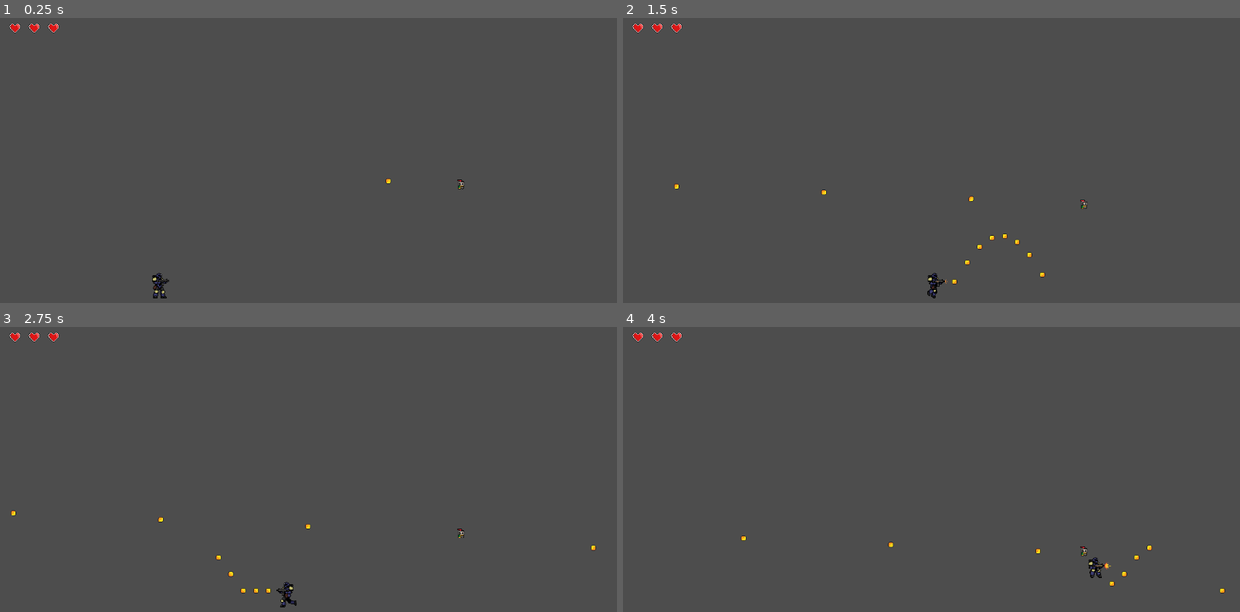
Above: before the commit, frames 1-4 (two rows, left to right).
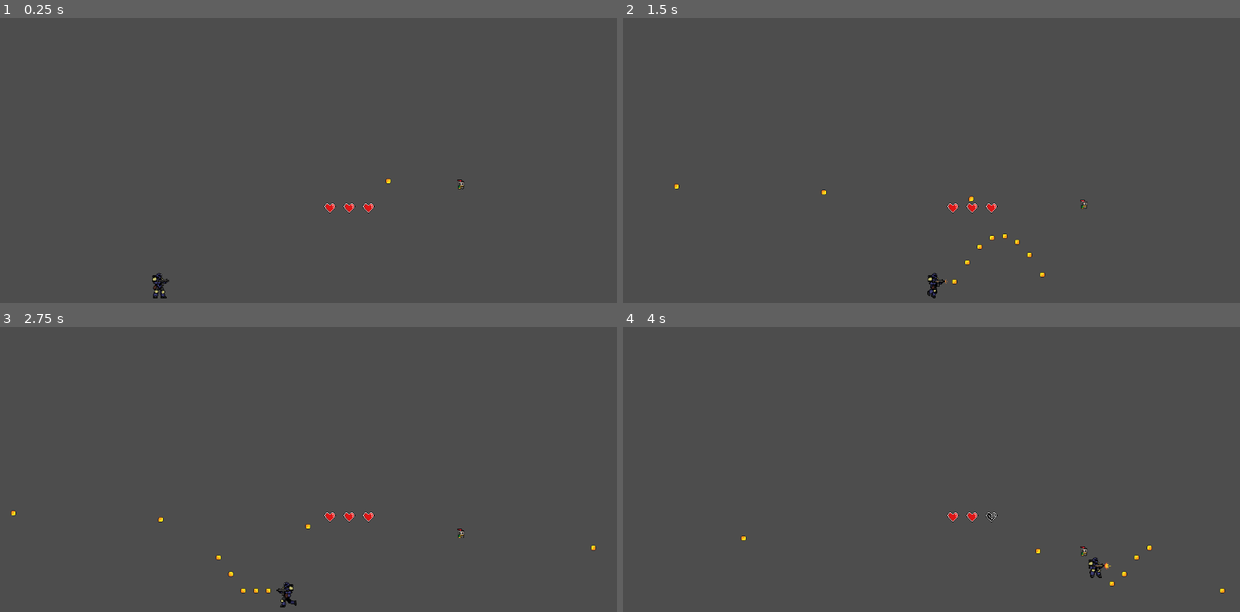
Above: after the commit, the same moments.

Repository: MihneaTudor/Fruit-Marine
Game: Godot game, scene res://Scenes/game.tscn
The game is run twice, just before and just after one commit, with the same random seed, the same clock (stepped at 60 frames per second) and the same inputs.
Inputs:
- Up to frame 1 (0.25 s): no input
- Up to frame 2 (1.5 s): tap Enter (ui_accept) at 0.5, 0.77 s; hold F (shoot) 0.53-1.28 s; hold Right (ui_right) from 0.53 s (still down); tap F (shoot) at 1.35 s
- Up to frame 3 (2.75 s): tap Enter (ui_accept) at 1.52 s; release Right (ui_right) at 2.03 s; hold Left (ui_left) from 2.03 s (still down); hold F (shoot) from 2.03 s (still down)
- Up to frame 4 (4 s): release Left (ui_left) at 2.78 s; release F (shoot) at 2.78 s; hold Right (ui_right) from 2.78 s (still down); tap F (shoot) at 2.85 s; tap Enter (ui_accept) at 3.02, 3.77 s; hold F (shoot) from 3.53 s (still down)

The runs differ from the first frame. In frame 1, 0.3% of the frame differs, in the area x 1-61%, y 1-69%; in frame 2, 0.3%; in frame 3, 0.3%; in frame 4, 0.3%, in the area x 1-61%, y 1-78%.

Commit message:
die and shoot

Diff:
--- a/fruit-marine-game/Scenes/Player.tscn
+++ b/fruit-marine-game/Scenes/Player.tscn
@@ -152,6 +152,7 @@
 
 [node name="player" type="CharacterBody2D"]
 position = Vector2(0, 5)
+collision_layer = 2147483649
 script = ExtResource("1_5al3x")
 
 [node name="BottomSprite" type="AnimatedSprite2D" parent="."]
--- a/fruit-marine-game/Scenes/game.tscn
+++ b/fruit-marine-game/Scenes/game.tscn
@@ -16,6 +16,7 @@
 [node name="Node2D" type="Node2D"]
 
 [node name="UI" type="CanvasLayer" parent="."]
+follow_viewport_enabled = true
 
 [node name="HBoxContainer" type="HBoxContainer" parent="UI" node_paths=PackedStringArray("player")]
 offset_left = 10.0
--- a/fruit-marine-game/Scenes/glont_template.tscn
+++ b/fruit-marine-game/Scenes/glont_template.tscn
@@ -22,6 +22,7 @@
 radius = 5.09902
 
 [node name="Glont_Template" type="Area2D"]
+collision_mask = 2147483648
 script = ExtResource("1_byixv")
 
 [node name="AnimatedSprite2D" type="AnimatedSprite2D" parent="."]
@@ -30,3 +31,5 @@
 
 [node name="CollisionShape2D" type="CollisionShape2D" parent="."]
 shape = SubResource("CircleShape2D_avo4d")
+
+[connection signal="body_entered" from="." to="." method="_on_body_entered"]
--- a/fruit-marine-game/Scripts/glont_zburat.gd
+++ b/fruit-marine-game/Scripts/glont_zburat.gd
@@ -4,3 +4,8 @@
 
 func _physics_process(delta):
 	position += transform.x * speed * delta
+
+
+func _on_body_entered(body: Node2D) -> void:
+	body.take_damage(1)
+	self.queue_free()
--- a/fruit-marine-game/Scripts/player_movement.gd
+++ b/fruit-marine-game/Scripts/player_movement.gd
@@ -12,23 +12,21 @@
 
 var current_health: int
 
-signal health_changed(health)
-
 func _ready():
 	current_health = max_health
-	health_changed.emit(current_health)  # Emit signal for UI
+	#health_changed.emit(current_health)  # Emit signal for UI
 
 func take_damage(amount: int):
 	current_health -= amount
 	current_health = max(0, current_health)  # Prevent negative HP
-	health_changed.emit(current_health)
+	#health_changed.emit(current_health)
 	if current_health == 0:
 		die()
 
 func heal(amount: int):
 	current_health += amount
 	current_health = min(max_health, current_health)  # Prevent overhealing
-	health_changed.emit(current_health)
+	#health_changed.emit(current_health)
 
 func _physics_process(delta: float) -> void:
 	$Timer.wait_time = shootTime
@@ -80,4 +78,4 @@
 	$Timer.start()
 
 func die():
-	get_node("CollisionShape2D").disabled = true
+	get_node("CollisionShape2D").queue_free()
